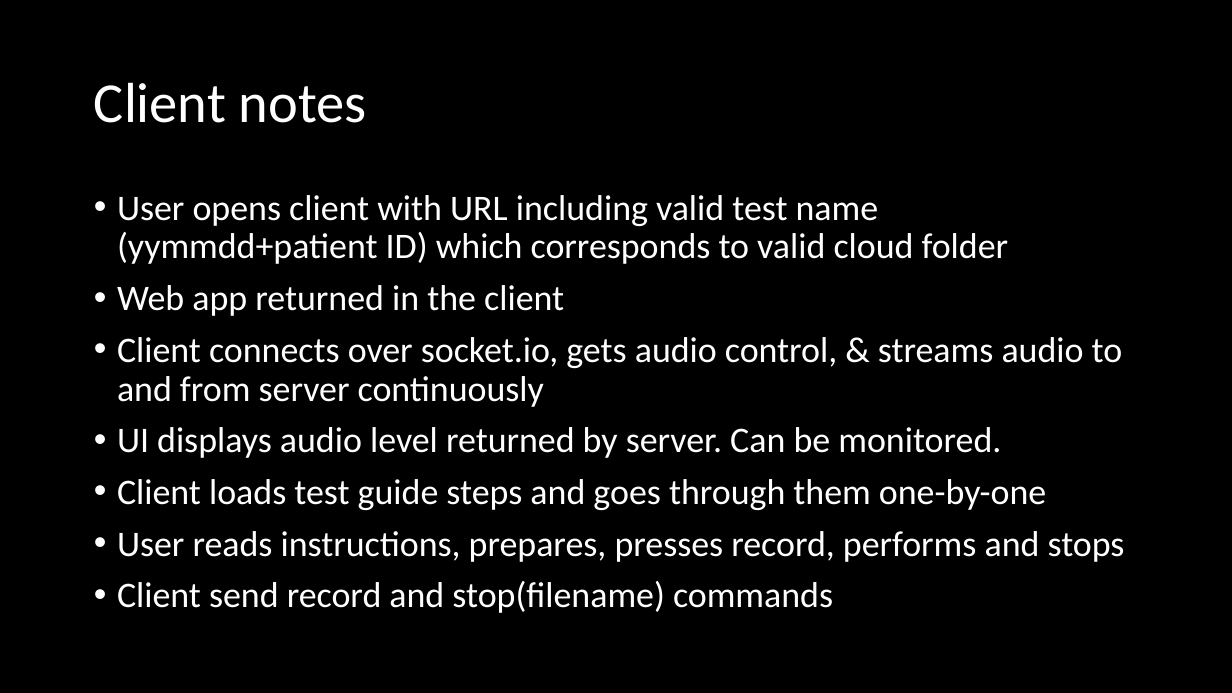
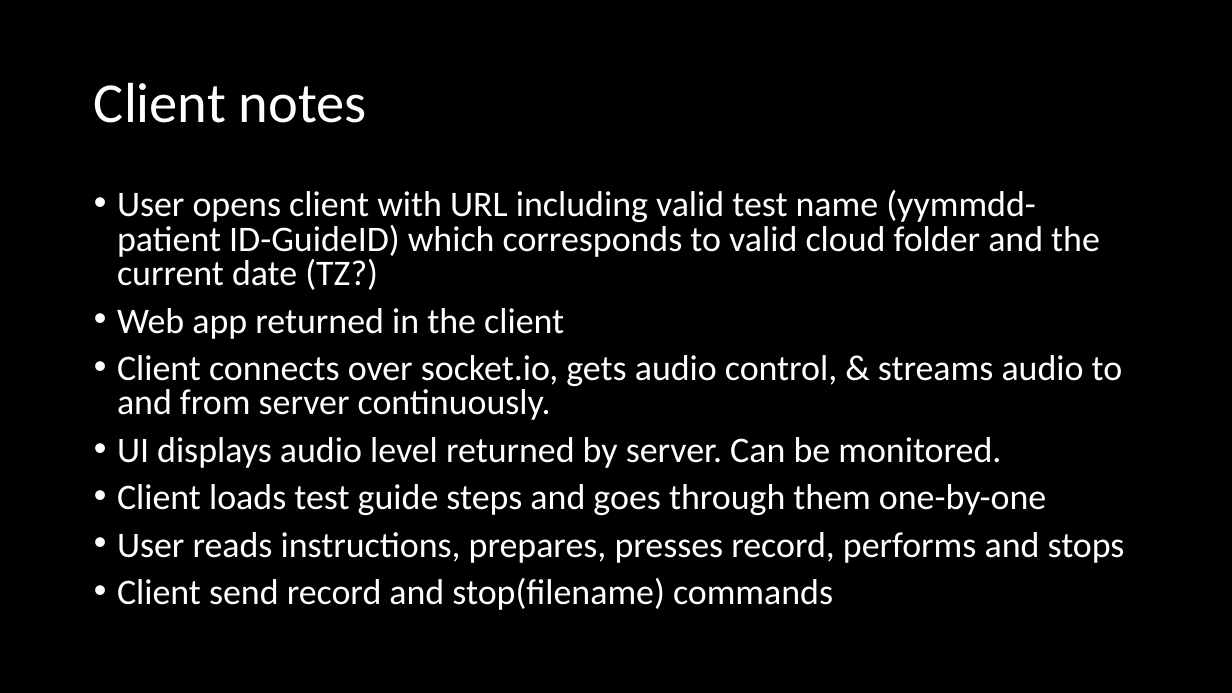
Before and after one commit to sweatysock/jock, a slide deck: slide 5 of design notes.pptx (slide 4 before the commit). Drawn at 1232x693 pixels with LibreOffice and Linux fonts; fonts in the diff are those of the drawing. Boxes give left, top, right and bottom in pixels: in the first picture for what was removed or moved away, otherwise in the second. Text is boxed around its words. In the diff, an @@ line names an element or a change of style, - is before the commit and + after.

```diff
--- a/design notes.pptx
+++ b/design notes.pptx
@@ text at (x1=117, y1=190, x2=1100, y2=290): text changed @@
-• User opens client with URL including valid test name (yymmdd+patient ID) which corresponds to valid cloud folder
+• User opens client with URL including valid test name (yymmdd-patient ID-GuideID) which corresponds to valid cloud folder and the current date (TZ?)
@@ text at (x1=117, y1=308, x2=1125, y2=610): line spacing 0.9 to 0.8 @@
@@ text at (x1=117, y1=355, x2=1123, y2=420): text changed @@
-• Client connects over socket.io, gets audio control, & streams audio to and from server continuously
+• Client connects over socket.io, gets audio control, & streams audio to and from server continuously.
```
Also in this commit, not shown: 6 other slides changed, 10 slides added, 21 other files.
